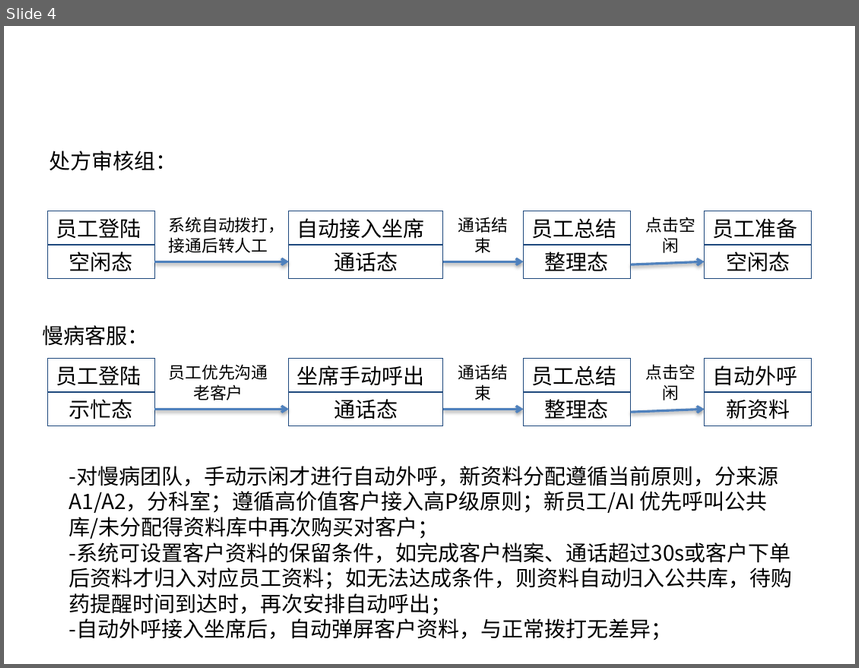
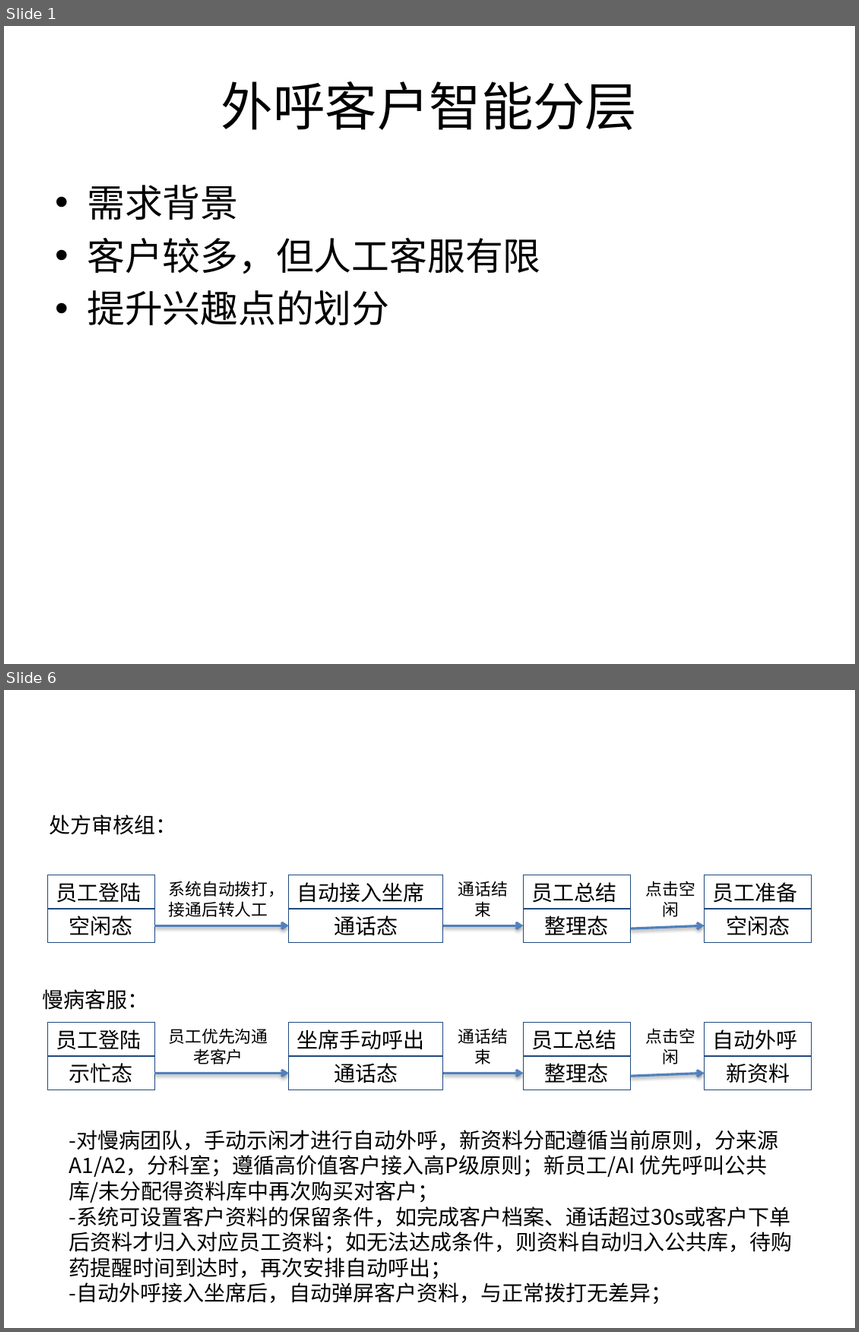
Before and after one commit to tusonggao/wwjjttbb_jk, a slide deck: 2018_12_16/客户智能分层需求说明.pptx. Shown one above the other, each under a label of ours: slide 4 before the commit, slides 1 and 6 after it; the slides between them are not shown. The pictures are 859x668 and 859x1332 pixels, drawn with LibreOffice and Linux fonts; fonts in the diff are those of the drawing; background and template pictures are left out. Boxes give left, top, right and bottom in pixels: in the first picture for what was removed or moved away, otherwise in the second. Text is boxed around its words. In the diff, an @@ line names an element or a change of style, - is before the commit and + after.

```diff
--- a/2018_12_16/客户智能分层需求说明.pptx
+++ b/2018_12_16/客户智能分层需求说明.pptx
@@ slide 1 added at (4, 26, 855, 664), background picture (left out) @@
@@ title added at (221, 81, 637, 130), 44 pt, text #000000 @@
+外呼客户智能分层
@@ text added at (87, 185, 541, 325), 32 pt, text #000000 @@
+• 需求背景
+• 客户较多，但人工客服有限
+• 提升兴趣点的划分
@@ what was slide 4 is now slide 6 @@
```
Also in this commit, not shown: 2 other slides added, 1 slide removed, 1 other file.
